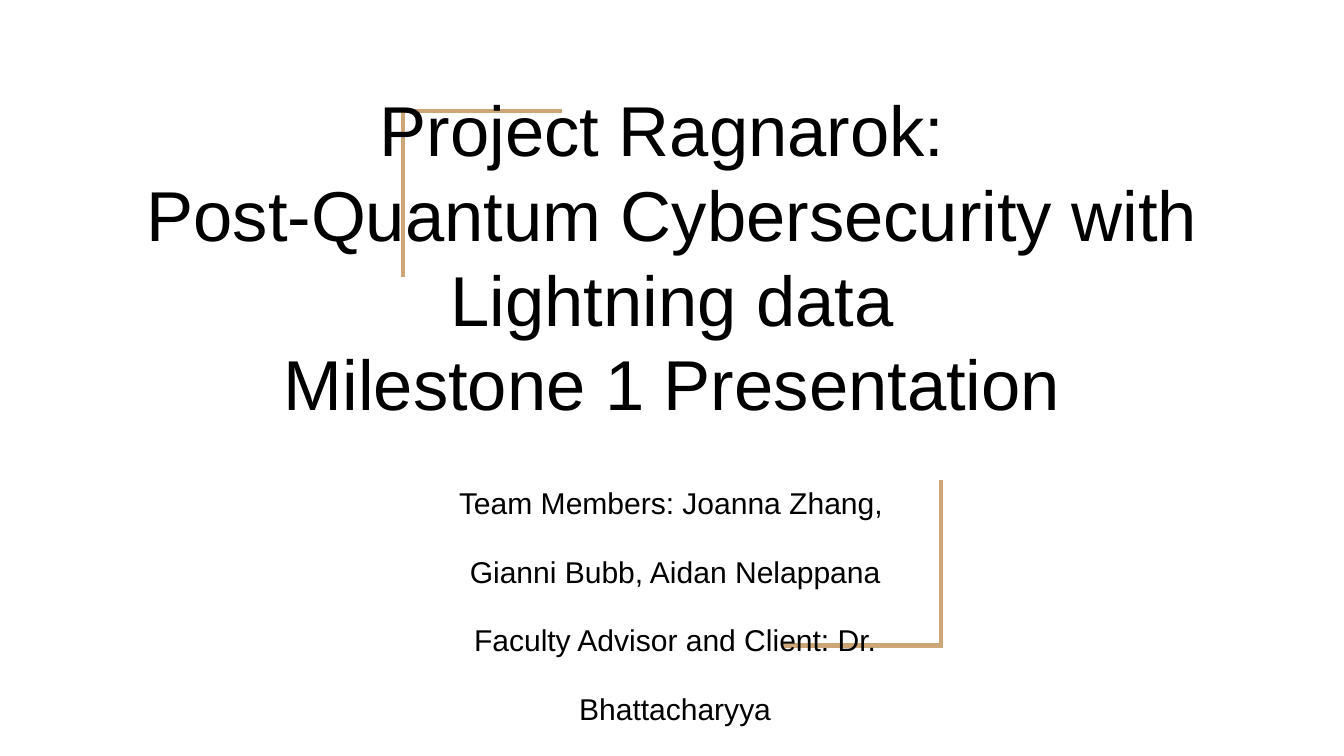
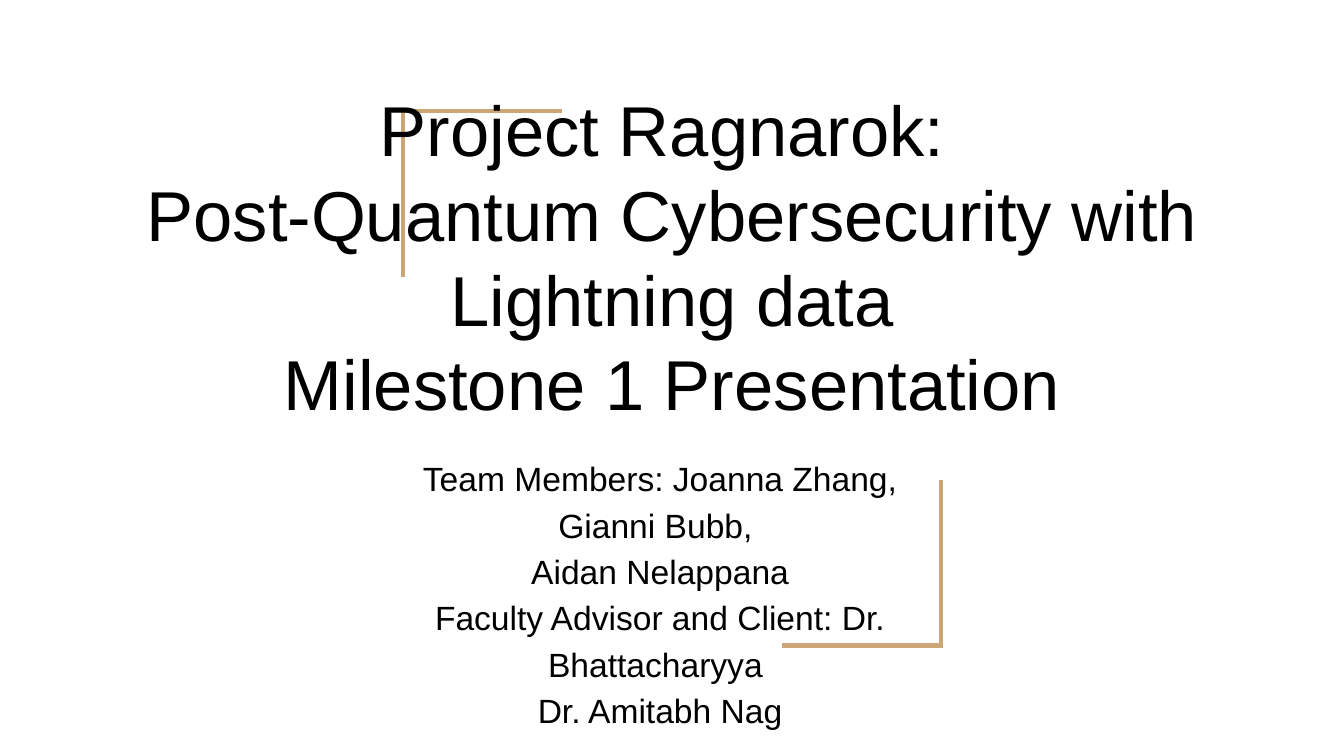
Before and after one commit to prismaticr/prismaticr.github.io, a slide deck: slide 1 of docs/milestone_1/Milestone_1_Presentation.pptx. Drawn at 1344x756 pixels with LibreOffice and Linux fonts; fonts in the diff are those of the drawing. Boxes give left, top, right and bottom in pixels: in the first picture for what was removed or moved away, otherwise in the second. Text is boxed around its words. In the diff, an @@ line names an element or a change of style, - is before the commit and + after.

```diff
--- a/docs/milestone_1/Milestone_1_Presentation.pptx
+++ b/docs/milestone_1/Milestone_1_Presentation.pptx
@@ text "Team Members: Joanna Zhang, Gianni ...": place and size @@
-text "Team Members: Joanna Zhang, Gianni ..." at box(459, 492, 882, 657)
+text "Team Members: Joanna Zhang, Gianni ..." at box(423, 466, 896, 729)
@@ text at box(423, 466, 896, 590): text changed; size 16.1 to 18 pt @@
-Team Members: Joanna Zhang,
-Gianni Bubb, Aidan Nelappana
+Team Members: Joanna Zhang, Gianni Bubb,
+Aidan Nelappana
@@ text at box(435, 605, 885, 683): size 16.1 to 18 pt in "Faculty Advisor and Client: Dr. Bhattacharyya"; line spacing 1.9 to 1.15 @@
@@ text at box(538, 698, 783, 729): paragraph added @@
+Dr. Amitabh Nag
```
Also in this commit, not shown: 3 other slides changed.
